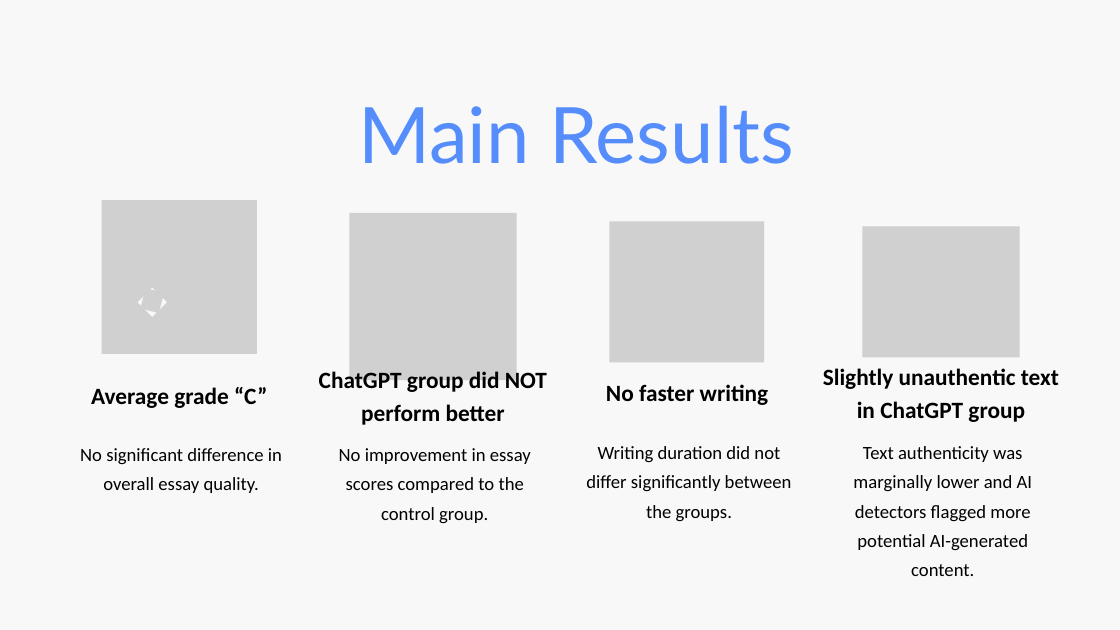
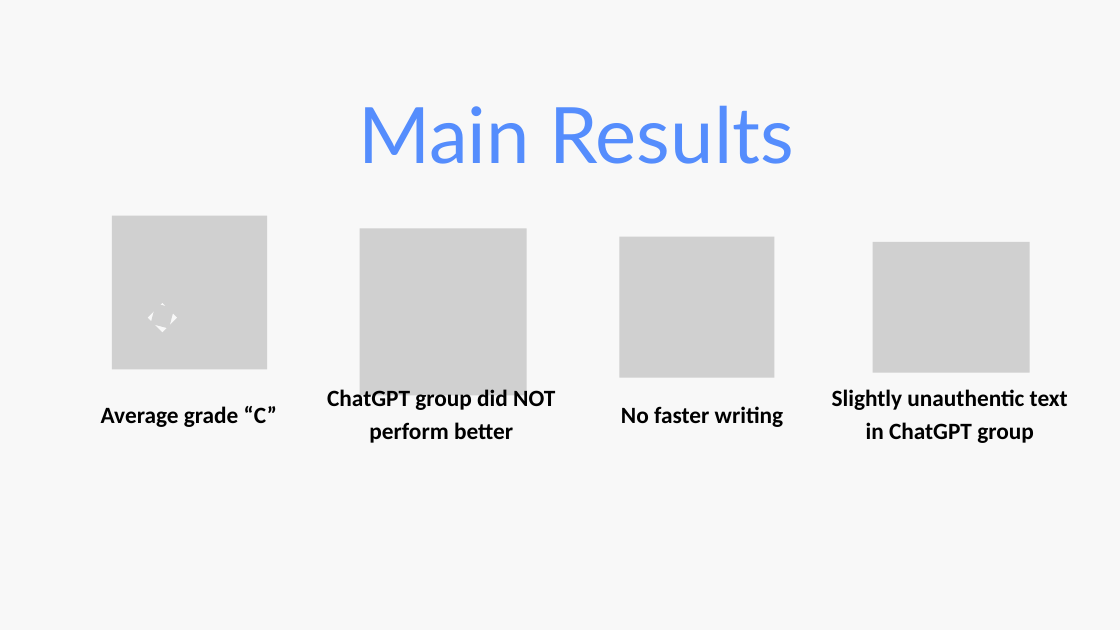
Before and after one commit to tinasophie15/tcpp_project_chatgpt_learning, a slide deck: slide 3 of Lightning Talk Christina.pptx. Drawn at 1120x630 pixels with LibreOffice and Linux fonts; fonts in the diff are those of the drawing; grey boxes stand for pictures. Boxes give left, top, right and bottom in pixels: in the first picture for what was removed or moved away, otherwise in the second. Text is boxed around its words. In the diff, an @@ line names an element or a change of style, - is before the commit and + after.

```diff
--- a/Lightning Talk Christina.pptx
+++ b/Lightning Talk Christina.pptx
@@ 4 pictures, 1 freeform shape: place and size @@
-4 pictures, 1 freeform shape at <box>102,200,1019,380</box>
+4 pictures, 1 freeform shape at <box>112,216,1029,395</box>
@@ picture removed at <box>141,288,164,313</box> @@
@@ picture added at <box>151,304,174,329</box> @@
@@ 3 texts: place and size @@
-3 texts at <box>91,368,1059,425</box>
+3 texts at <box>101,389,1068,443</box>
@@ text "No faster writing": place and size @@
-text "No faster writing" at <box>606,384,769,405</box>
+text "No faster writing" at <box>621,406,784,427</box>
@@ text removed at <box>80,448,282,493</box> @@
-No significant difference in overall essay quality.
@@ text removed at <box>339,448,531,523</box> @@
-No improvement in essay scores compared to the control group.
@@ text removed at <box>586,446,792,522</box> @@
-Writing duration did not differ significantly between the groups.
@@ text removed at <box>853,446,1032,576</box> @@
-Text authenticity was marginally lower and AI detectors flagged more potential AI-generated content.
```
Also in this commit, not shown: 4 other slides changed, 1 slide added, 1 slide removed.
